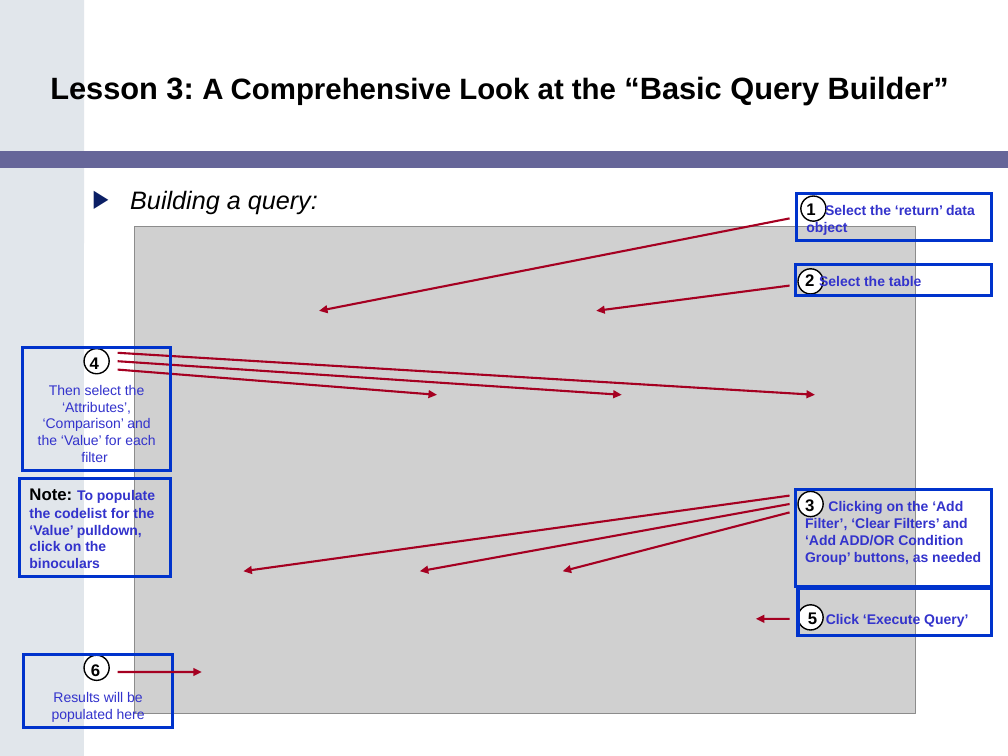
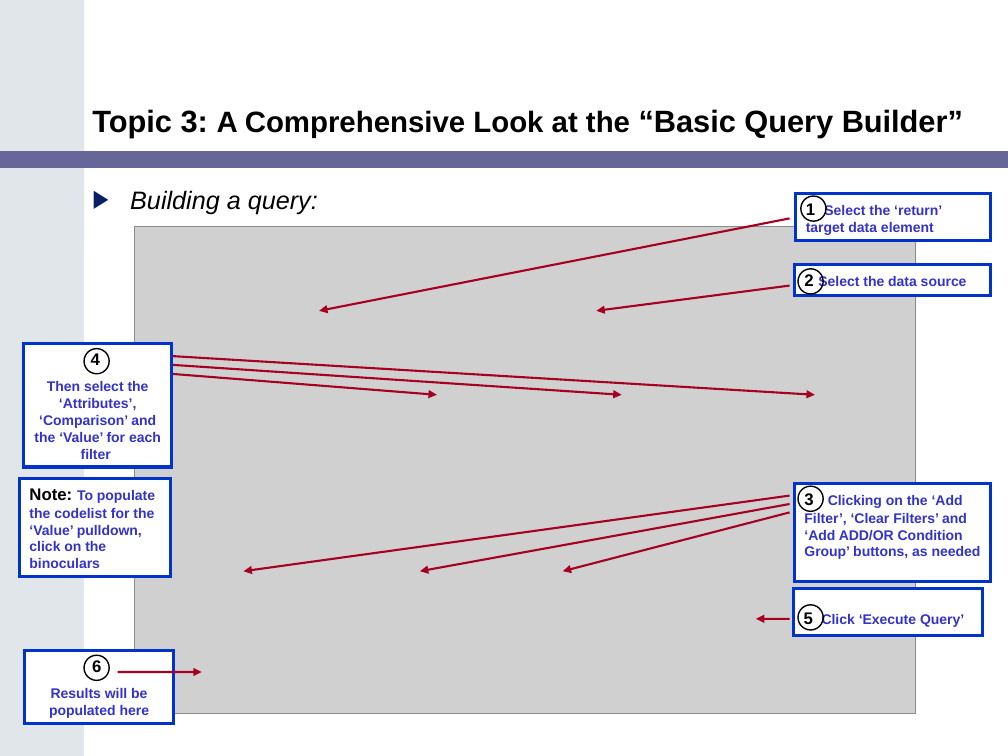
Before and after one commit to NCIP/catrip, a slide deck: slide 16 of catrip/documentation/training/caTRIP_Training_Module.ppt. Drawn at 1008x756 pixels with LibreOffice and Linux fonts; fonts in the diff are those of the drawing; grey boxes stand for pictures. Boxes give left, top, right and bottom in pixels: in the first picture for what was removed or moved away, otherwise in the second. Text is boxed around its words. In the diff, an @@ line names an element or a change of style, - is before the commit and + after.

```diff
--- a/catrip/documentation/training/caTRIP_Training_Module.ppt
+++ b/catrip/documentation/training/caTRIP_Training_Module.ppt
@@ title at <box>92,109,963,138</box>: text changed @@
-Lesson 3: A Comprehensive Look at the “Basic Query Builder”
+Topic 3: A Comprehensive Look at the “Basic Query Builder”
@@ text in rectangle at <box>806,203,942,235</box>: text changed @@
-1 Select the ‘return’ data object
+1 Select the ‘return’ target data element
@@ fill none to #FFFFFF in 7 elements at <box>19,479,170,577</box>, <box>23,344,171,467</box>, <box>25,651,173,724</box>, <box>794,484,990,582</box>, <box>794,589,983,636</box>, <box>796,194,991,241</box>, <box>794,265,990,295</box> @@
@@ text in rectangle at <box>804,274,967,290</box>: text changed @@
-2 Select the table
+2 Select the data source
@@ text in rectangle at <box>34,381,161,459</box>: bold on @@
@@ rectangle "3 Clicking on the ‘Add ...": place and size @@
-rectangle "3 Clicking on the ‘Add ..." at <box>795,489,991,587</box>
+rectangle "3 Clicking on the ‘Add ..." at <box>794,484,990,582</box>
@@ ellipse: place and size @@
-ellipse at <box>798,492,824,517</box>
+ellipse at <box>798,486,824,511</box>
@@ fill #FFFFFF to none in 6 elements at <box>800,196,826,221</box>, <box>798,269,824,294</box>, <box>84,349,109,374</box>, <box>798,605,824,630</box>, <box>84,655,109,680</box>, <box>798,486,824,511</box> @@
@@ rectangle "5 Click ‘Execute Query’": place and size @@
-rectangle "5 Click ‘Execute Query’" at <box>798,589,992,636</box>
+rectangle "5 Click ‘Execute Query’" at <box>794,589,983,636</box>
@@ text in rectangle at <box>49,688,150,718</box>: bold on @@
```
Also in this commit, not shown: 26 other slides changed, 6 slides added, 1 slide removed, 2 other files.
